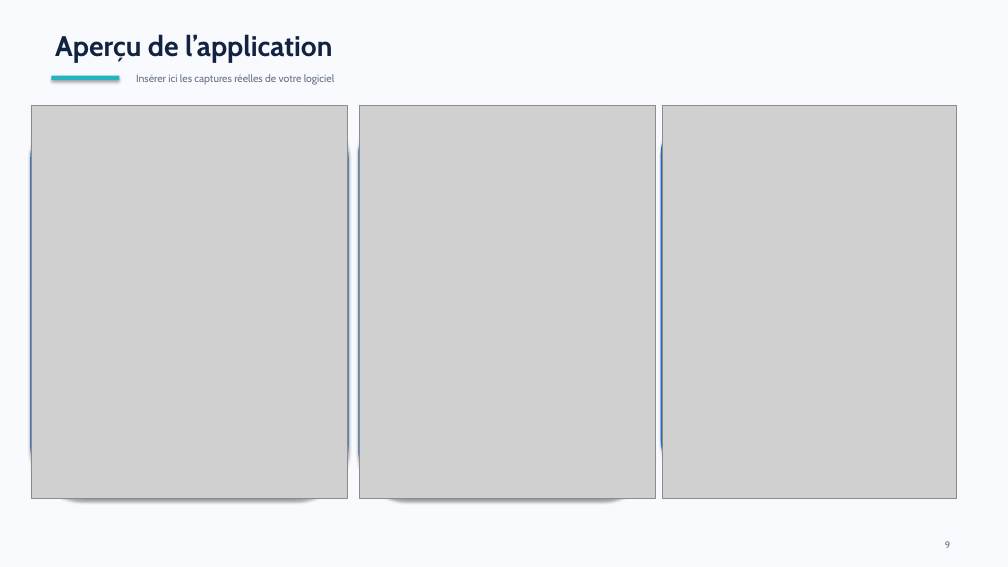
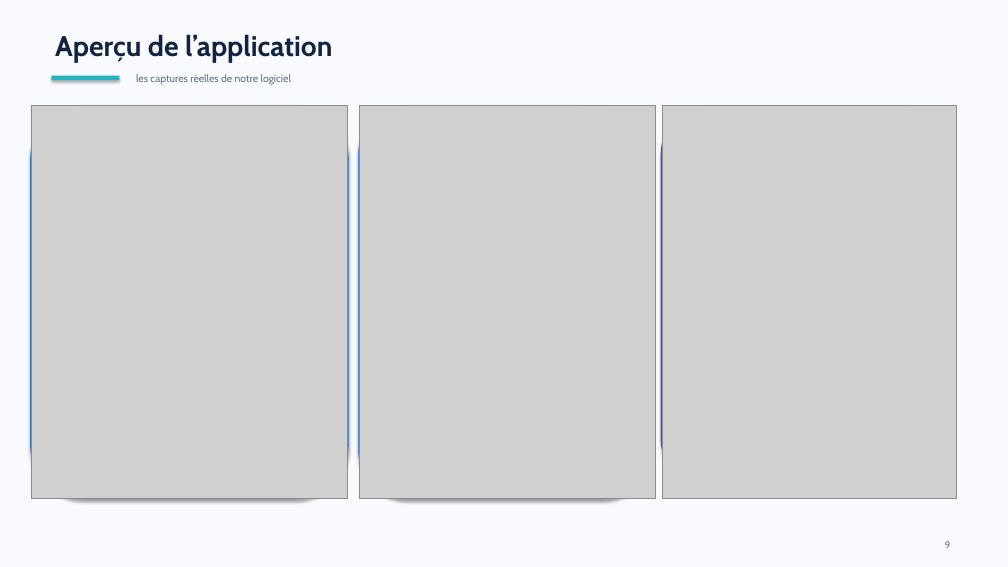
Before and after one commit to oumar9137/Logistock, a slide deck: slide 9 of LOGISTOCK_Soutenance.pptx. Drawn at 1008x567 pixels with LibreOffice and Linux fonts; fonts in the diff are those of the drawing; grey boxes stand for pictures. Boxes give left, top, right and bottom in pixels: in the first picture for what was removed or moved away, otherwise in the second. Text is boxed around its words. In the diff, an @@ line names an element or a change of style, - is before the commit and + after.

```diff
--- a/LOGISTOCK_Soutenance.pptx
+++ b/LOGISTOCK_Soutenance.pptx
@@ text at (136,74,291,85): text changed @@
-Insérer ici les captures réelles de votre logiciel
+les captures réelles de notre logiciel
```
Also in this commit, not shown: 2 other slides changed, 1 other file.
